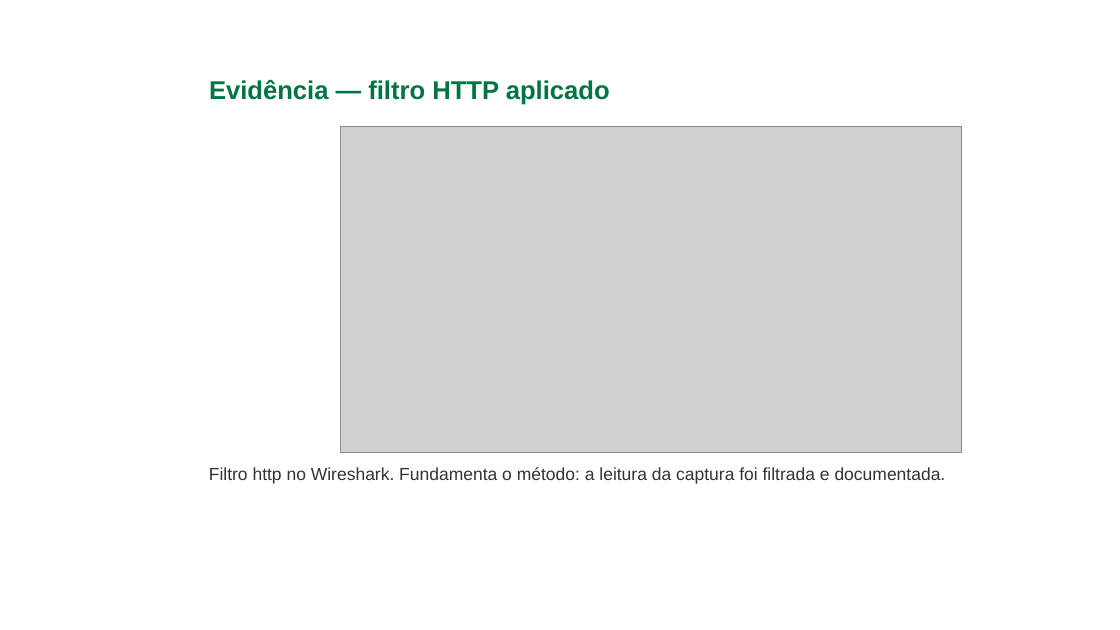
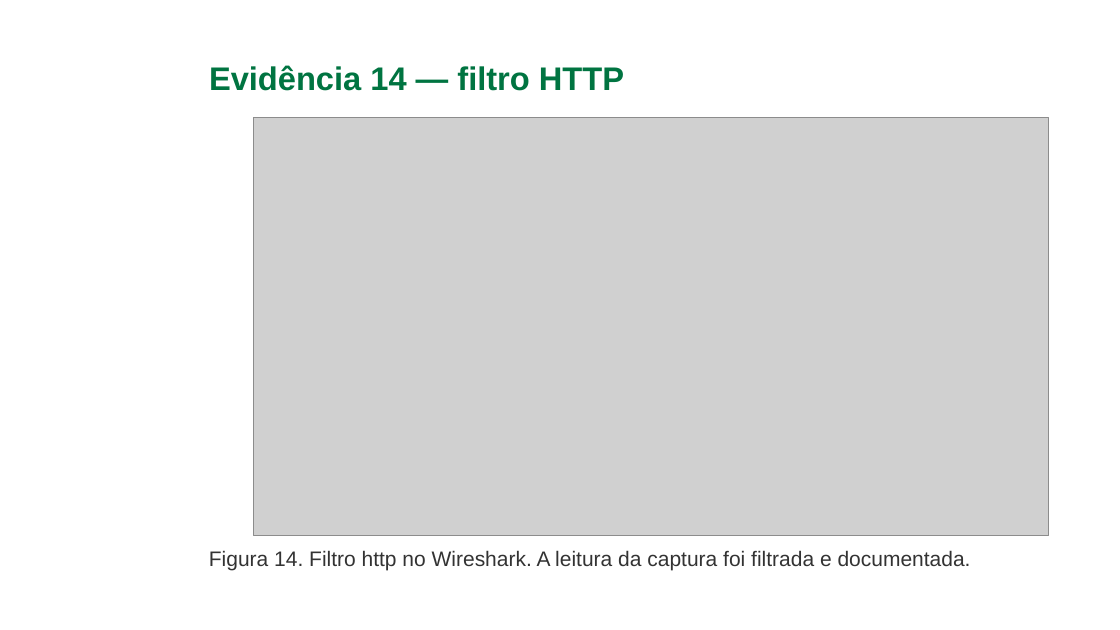
Before and after one commit to gabriellucasalves/Nexus-interprise, a slide deck: slide 30 of docs/caso-techcorp/Nexus_Apresentacao_Caso_TechCorp_Ajustada_Final.pptx (slide 16 before the commit). Drawn at 1120x630 pixels with LibreOffice and Linux fonts; fonts in the diff are those of the drawing; grey boxes stand for pictures; background and template pictures are left out. Boxes give left, top, right and bottom in pixels: in the first picture for what was removed or moved away, otherwise in the second. Text is boxed around its words. In the diff, an @@ line names an element or a change of style, - is before the commit and + after.

```diff
--- a/docs/caso-techcorp/Nexus_Apresentacao_Caso_TechCorp_Ajustada_Final.pptx
+++ b/docs/caso-techcorp/Nexus_Apresentacao_Caso_TechCorp_Ajustada_Final.pptx
@@ title at [209,65,624,91]: text changed; size 22 to 28 pt @@
-Evidência — filtro HTTP aplicado
+Evidência 14 — filtro HTTP
@@ picture: place and size @@
-picture at [340,127,961,453]
+picture at [253,118,1049,536]
@@ text at [209,550,971,570]: text changed; size 15 to 18 pt @@
-Filtro http no Wireshark. Fundamenta o método: a leitura da captura foi filtrada e documentada.
+Figura 14. Filtro http no Wireshark. A leitura da captura foi filtrada e documentada.
```
Also in this commit, not shown: 27 other slides changed, 13 slides added, 2 slides removed, 1 other file.
